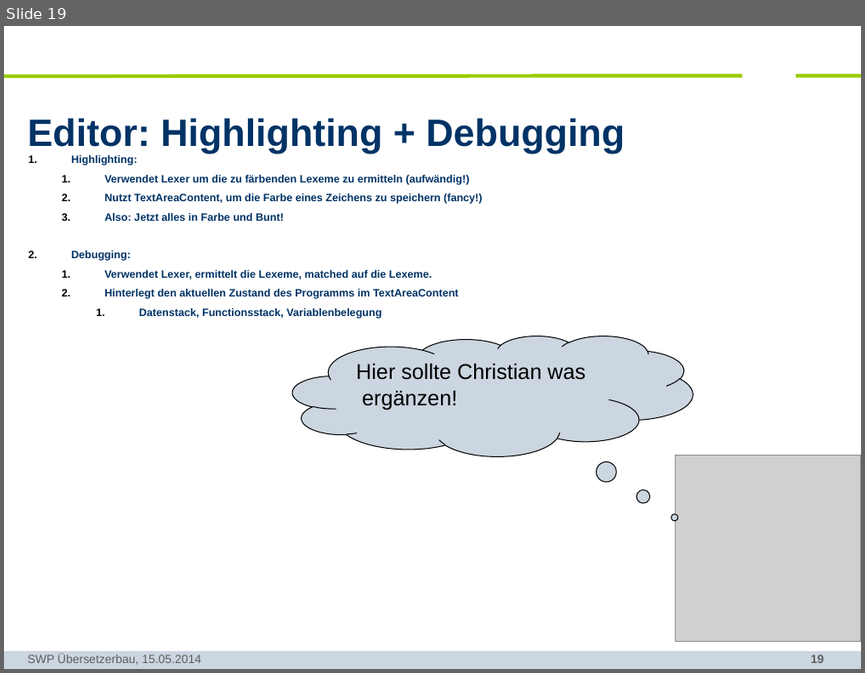
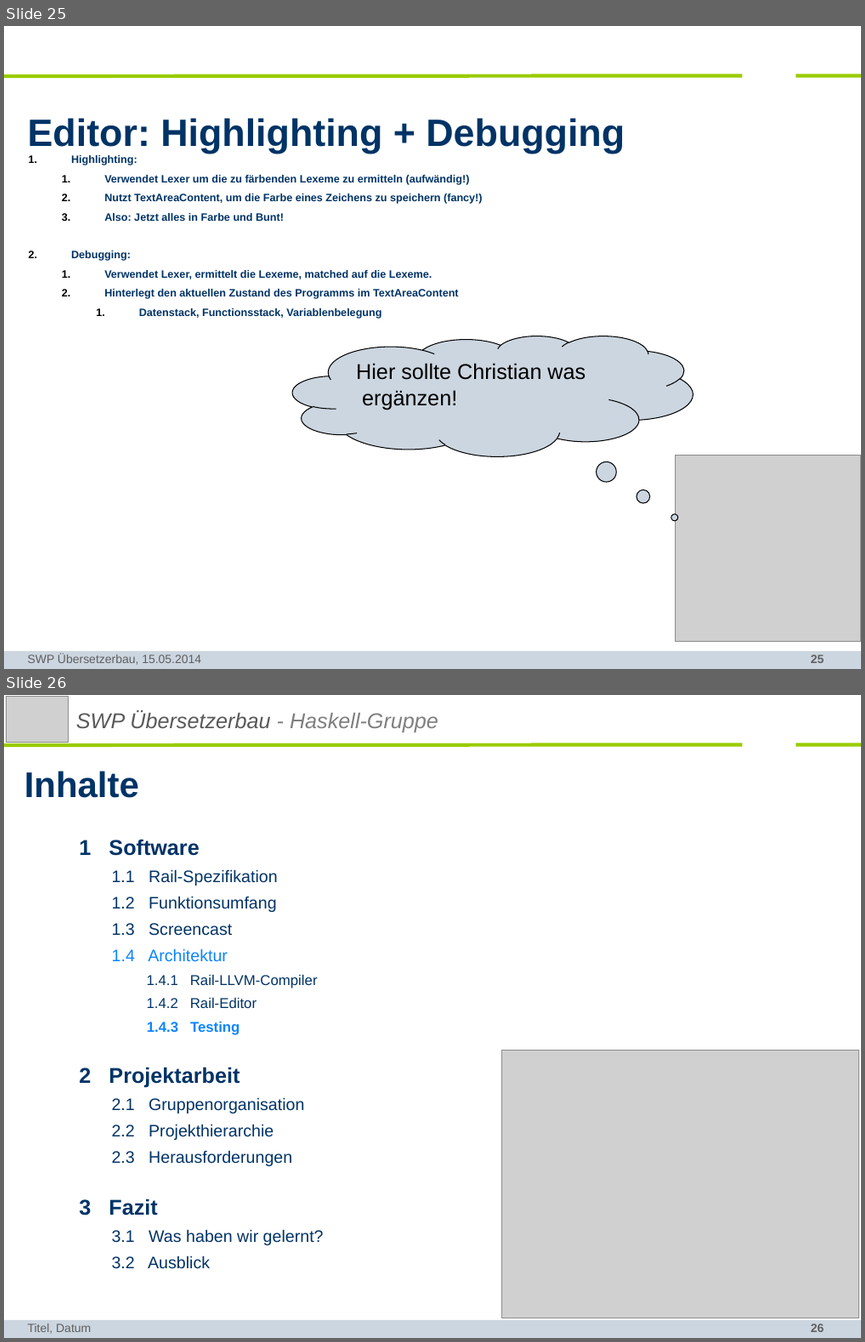
Before and after one commit to SWP-Ubau-SoSe2014-Haskell/SWPSoSe14, a slide deck: documentation/SWPSoSe14MS3.ppt. Shown one above the other, each under a label of ours: slide 19 before the commit, slides 25 and 26 after it. The pictures are 865x673 and 865x1342 pixels, drawn with LibreOffice and Linux fonts; fonts in the diff are those of the drawing; grey boxes stand for pictures; background and template pictures are left out. Boxes give left, top, right and bottom in pixels: in the first picture for what was removed or moved away, otherwise in the second. Text is boxed around its words. In the diff, an @@ line names an element or a change of style, - is before the commit and + after.

```diff
--- a/documentation/SWPSoSe14MS3.ppt
+++ b/documentation/SWPSoSe14MS3.ppt
@@ slide 26 added at (4, 695, 861, 1338), background #FFFFFF; not listed: 4 template elements that a slide beside it also shows @@
@@ picture added at (7, 697, 69, 742) @@
@@ text added at (76, 711, 438, 732), 18 pt, text #595959, italic @@
+SWP Übersetzerbau - Haskell-Gruppe
@@ title added at (24, 771, 139, 798), 30 pt, text #003366, bold @@
+Inhalte
@@ text added at (79, 839, 324, 1269), 14 pt, text #003366 @@
+1 Software
+1.1 Rail-Spezifikation
+1.2 Funktionsumfang
+1.3 Screencast
+1.4 Architektur
+1.4.1 Rail-LLVM-Compiler
+1.4.2 Rail-Editor
+1.4.3 Testing
+2 Projektarbeit
+2.1 Gruppenorganisation
+2.2 Projekthierarchie
+2.3 Herausforderungen
+3 Fazit
+3.1 Was haben wir gelernt?
+3.2 Ausblick
@@ picture added at (502, 1049, 859, 1317) @@
@@ text added at (28, 1323, 91, 1333), 10 pt, text #5F5F5F @@
+Titel, Datum
@@ what was slide 19 is now slide 25 @@
@@ page number at (811, 654, 824, 663): text changed @@
-19
+25
```
Also in this commit, not shown: 6 slides changed, 15 other slides added, 3 slides removed.
